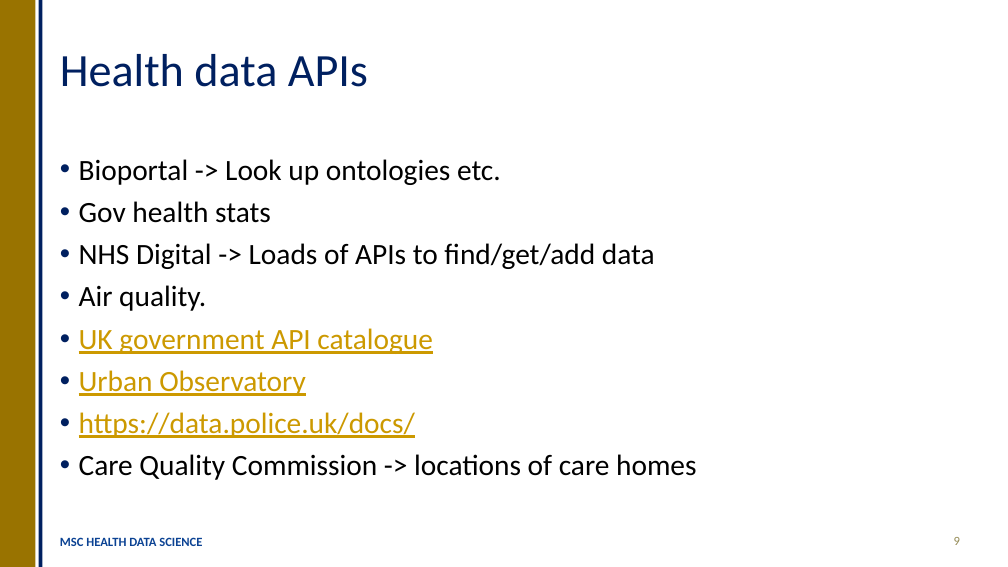
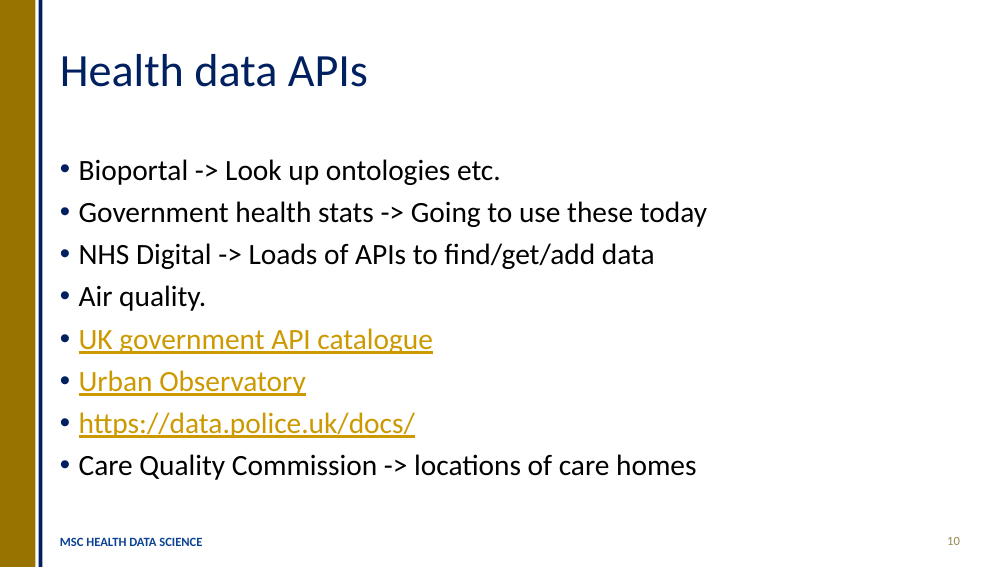
Before and after one commit to OllyButters/HDS-plumber, a slide deck: slide 10 of api_plumber_slides.pptx (slide 9 before the commit). Drawn at 1008x567 pixels with LibreOffice and Linux fonts; fonts in the diff are those of the drawing. Boxes give left, top, right and bottom in pixels: in the first picture for what was removed or moved away, otherwise in the second. Text is boxed around its words. In the diff, an @@ line names an element or a change of style, - is before the commit and + after.

```diff
--- a/api_plumber_slides.pptx
+++ b/api_plumber_slides.pptx
@@ text at (79, 201, 707, 227): text changed @@
-• Gov health stats
+• Government health stats -> Going to use these today
@@ page number at (947, 537, 960, 545): text changed @@
-9
+10
```
Also in this commit, not shown: 9 other slides changed, 2 slides added, 2 other files.
